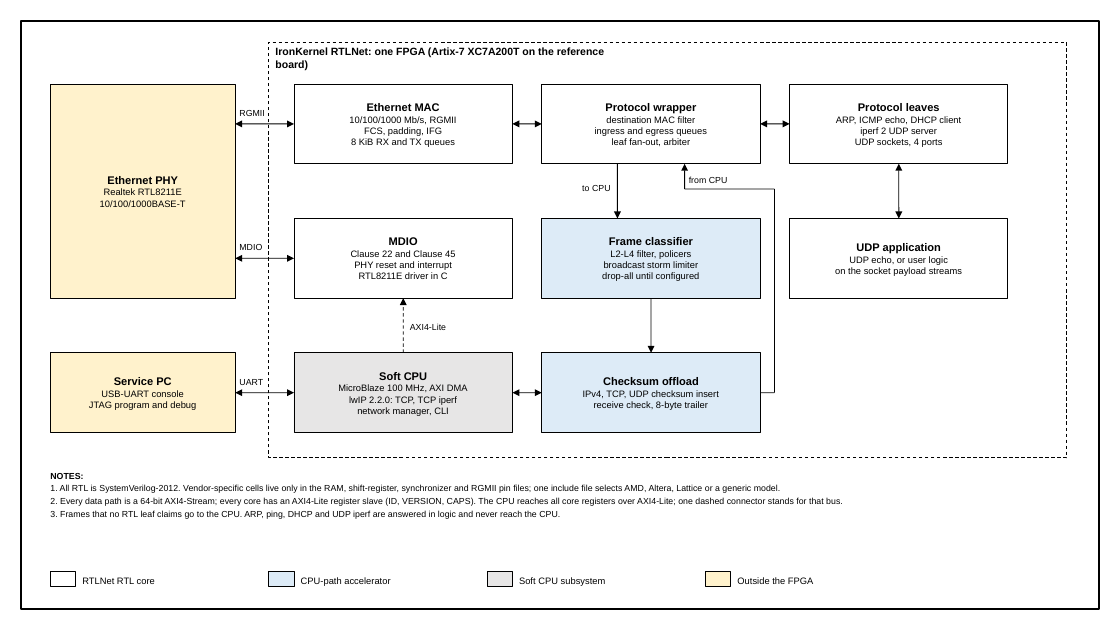
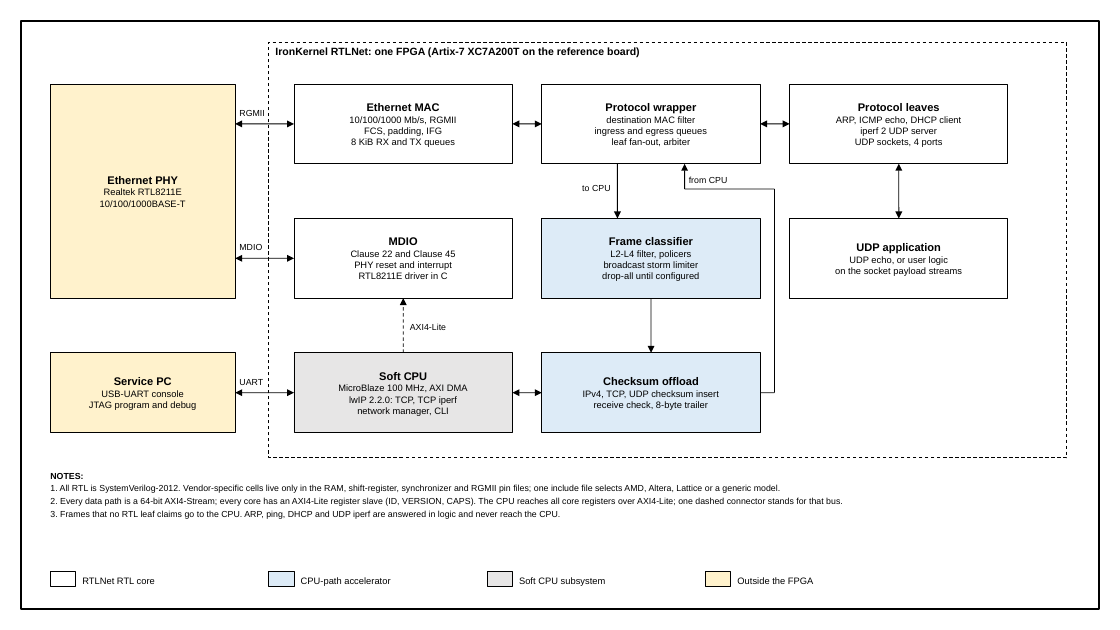
Before and after one commit to ironkernel01/RTLNet, a slide deck: slide 1 of diagrams/out/product-brief.pptx. Drawn at 1120x630 pixels with LibreOffice and Linux fonts; fonts in the diff are those of the drawing. Boxes give left, top, right and bottom in pixels: in the first picture for what was removed or moved away, otherwise in the second. Text is boxed around its words. In the diff, an @@ line names an element or a change of style, - is before the commit and + after.

```diff
--- a/diagrams/out/product-brief.pptx
+++ b/diagrams/out/product-brief.pptx
@@ text "IronKernel RTLNet: one FPGA (Artix-7 ..." rewrapped from <box>275,47,604,70</box> to <box>275,47,640,58</box> @@
```
Also in this commit, not shown: 7 other files.
